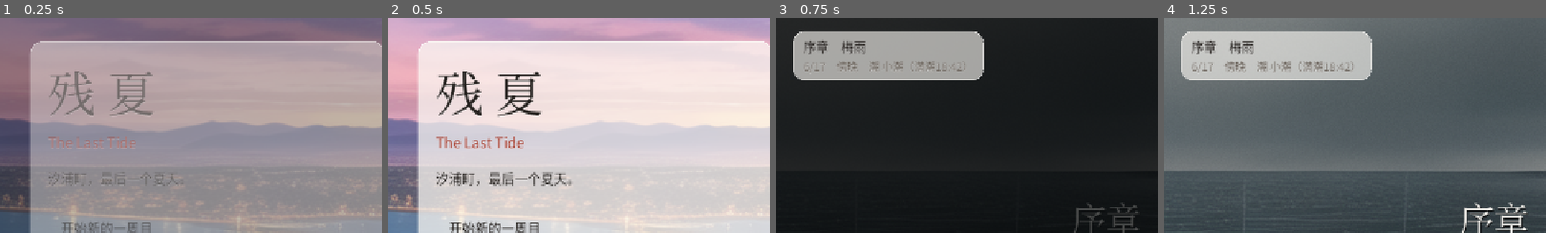
Above: before the commit, frames 1-4 (left to right).
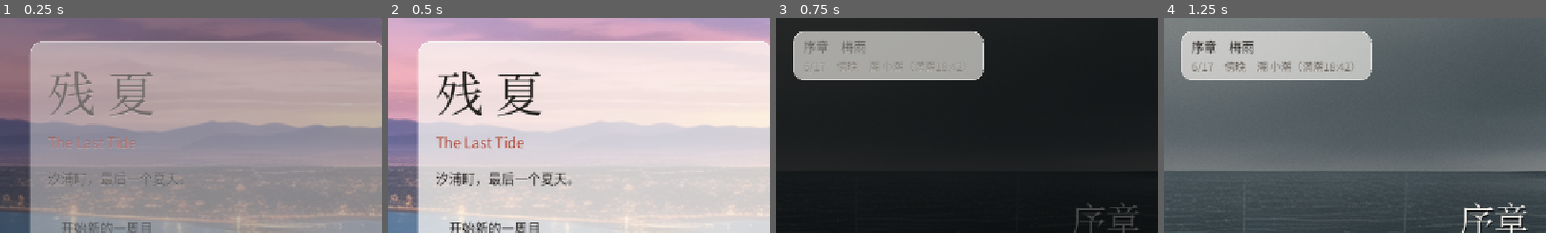
Above: after the commit, the same moments.

Repository: chucinigerenji/zanka
Game: Godot game, scene res://scenes/Main.tscn
The game is run twice, just before and just after one commit, with the same random seed, the same clock (stepped at 60 frames per second) and the same inputs.
Inputs:
- Up to frame 1 (0.25 s): no input
- Up to frame 2 (0.5 s): no input
- Up to frame 3 (0.75 s): click "开始新的一周目" at 0.5 s
- Up to frame 4 (1.25 s): no input
The pictures show only the part of the screen within x 0-50%, y 0-50%; the shares and areas given below are measured in that part.

Frames 1-2 are identical in both runs. In frame 3, 0.3% of the frame differs, in the area x 7-43%, y 10-25%; in frame 4, nothing differs.

Commit message:
选项卡加渐入渐出动画；另加四处轻量动效
## 选项卡（主要诉求）

原来点完 `dismiss()` 立刻隐藏、紧接着 `chosen.emit()` —— 剧情马上切走，没有任何收尾。
现在：

* 出现：整块渐入 0.16s，同时每个选项**错开 0.03s** 从左侧轻轻顶出来（0.20s）
* 选择：整块渐出 0.14s，**渐出结束之后**才 `chosen.emit()` 让剧情继续
* 渐出期间用 `_closing` 挡住连点，避免点两下跳两条

总时长都在 0.3 秒内，不拖节奏。

## 另外四处（「适当增加一点动画」）

| 位置 | 动效 | 时长 |
|---|---|---|
| 立绘出场 | 淡入 + 从下方浮上来 14px | 0.17s |
| 名牌 | **换说话人时**轻弹一下（同一个人连着说就不弹） | 0.16s |
| HUD 日期/潮汐 | 内容变化时淡一下 | 0.30s |
| HUD 章节 | 换章时淡入 | 0.40s |

立绘那段要注意：出场位移**必须并进呼吸位移一起算**
（`tr.position = base + Vector2(0, sin(ph)*amp + rise)`），
不能单独去改 position —— `_process` 每帧都会用 base_pos 重算，单独改会被立刻覆盖。

## 原则

动效只用来让「变化」被看见，不用来表演：全部压在 0.2~0.4 秒，
不阻塞操作。README 新增「动画清单」把每个时长列出来，免得以后越改越长。

校验：tools/validate.py → 0 ERROR；字形覆盖 100%

Diff:
--- a/Zanka/scripts/ui/char_layer.gd
+++ b/Zanka/scripts/ui/char_layer.gd
@@ -4,10 +4,13 @@
 const CharDB := preload("res://scripts/core/char_db.gd")
 
 const POS_X := {"l": 0.235, "c": 0.5, "r": 0.765, "left": 0.235, "center": 0.5, "right": 0.765}
+const RISE_PX := 14.0             # 出场时从下方浮上来的距离
+const RISE_SPEED := 82.0          # 归位速度（px/秒）——约 0.17 秒走完，别拖
 
 var _sprites: Dictionary = {}     # sprite_id -> TextureRect
 var _pos: Dictionary = {}         # sprite_id -> 站位键
 var _bob: Dictionary = {}         # sprite_id -> 呼吸相位
+var _rise: Dictionary = {}        # sprite_id -> 出场动画还差多少像素没归位
 var _speaking: String = ""
 var _cache: Dictionary = {}
 var _missing: Dictionary = {}
@@ -25,8 +28,14 @@
 		var ph: float = float(_bob.get(id, 0.0)) + delta * 1.5
 		_bob[id] = ph
 		var amp: float = 5.0 if id == _speaking else 2.2
+		# 出场时额外叠加一个「上浮」偏移，随时间归零。
+		# 必须并进呼吸位移一起算，否则会和这一行的 base_pos 打架。
+		var rise: float = float(_rise.get(id, 0.0))
+		if rise > 0.0:
+			rise = maxf(0.0, rise - delta * RISE_SPEED)
+			_rise[id] = rise
 		var base: Vector2 = tr.get_meta("base_pos", tr.position)
-		tr.position = base + Vector2(0.0, sin(ph) * amp)
+		tr.position = base + Vector2(0.0, sin(ph) * amp + rise)
 
 func _place(id: String) -> void:
 	var tr: TextureRect = _sprites.get(id)
@@ -82,6 +91,8 @@
 		_sprites[sprite_id] = tr
 		_bob[sprite_id] = randf() * TAU
 		tr.modulate.a = 0.0
+		if fade > 0.02:
+			_rise[sprite_id] = RISE_PX      # 只有真的在淡入时才播出场动画
 	tr.texture = tex
 	_pos[sprite_id] = pos
 	_place(sprite_id)
@@ -102,6 +113,7 @@
 	_sprites.erase(sprite_id)
 	_pos.erase(sprite_id)
 	_bob.erase(sprite_id)
+	_rise.erase(sprite_id)
 	if fade <= 0.02:
 		tr.queue_free()
 		return
@@ -146,4 +158,5 @@
 	_sprites.clear()
 	_pos.clear()
 	_bob.clear()
+	_rise.clear()
 	_speaking = ""
--- a/Zanka/scripts/ui/choice_panel.gd
+++ b/Zanka/scripts/ui/choice_panel.gd
@@ -1,13 +1,26 @@
 extends Control
 ## 选项面板：居中竖排按钮。
+##
+## 动画（刻意做短，总时长都在 0.3 秒内，不拖节奏）：
+##   出现 —— 整块渐入 0.16s，同时每个选项错开 0.03s 从左侧轻轻顶出来
+##   选择 —— 整块渐出 0.14s，**渐出结束之后**才通知剧情继续
+##          （否则点完立刻切走，没有收尾感）
+## 渐出期间用 _closing 挡住连点。
 
 signal chosen(index: int)
 
 const UI := preload("res://scripts/core/ui_theme.gd")
 const Kit := preload("res://scripts/core/ui_kit.gd")
 
+const FADE_IN := 0.16        ## 整块渐入
+const FADE_OUT := 0.14       ## 整块渐出
+const ITEM_DELAY := 0.03     ## 选项之间错开的间隔
+const ITEM_TIME := 0.20      ## 单个选项淡入 / 顶出的时长
+
 var _root: VBoxContainer
 var _buttons: Array[Button] = []
+var _closing: bool = false
+var _tw: Tween
 
 func _ready() -> void:
 	set_anchors_and_offsets_preset(Control.PRESET_FULL_RECT)
@@ -19,7 +32,7 @@
 	center.mouse_filter = Control.MOUSE_FILTER_IGNORE
 	add_child(center)
 
-	# 和纸选项板：暖白纸面 + 扁圆角，选项用目录式行（悬停出朱色左标记）
+	# 磨砂选项板：暖白半透明 + 大圆角，选项用列表式行（悬停出朱色左短棒）
 	var wrap := Kit.panel(UI.C_BOX_SOFT, UI.R_PANEL, UI.C_LINE, 1, 30, 24)
 	UI.apply_paper(wrap)
 	center.add_child(wrap)
@@ -28,6 +41,9 @@
 	wrap.add_child(_root)
 
 func present(options: Array) -> void:
+	if _tw != null and _tw.is_valid():
+		_tw.kill()
+	_closing = false
 	for b in _buttons:
 		if is_instance_valid(b):
 			b.queue_free()
@@ -40,13 +56,33 @@
 		_root.add_child(b)
 		_buttons.append(b)
 	visible = true
+
+	# 整块渐入
 	modulate.a = 0.0
-	var tw := create_tween()
-	tw.tween_property(self, "modulate:a", 1.0, 0.18)
+	_tw = create_tween()
+	_tw.tween_property(self, "modulate:a", 1.0, FADE_IN)
+
+	# 每个选项错开一点点「顶出来」：透明度 + 轻微横向拉伸
+	for i in range(_buttons.size()):
+		var b: Button = _buttons[i]
+		b.modulate.a = 0.0
+		b.pivot_offset = Vector2(0.0, b.custom_minimum_size.y * 0.5)
+		b.scale = Vector2(0.985, 0.88)
+		var t := create_tween()
+		if i > 0:
+			t.tween_interval(ITEM_DELAY * float(i))
+		t.set_parallel(true)
+		t.tween_property(b, "modulate:a", 1.0, ITEM_TIME)
+		t.tween_property(b, "scale", Vector2.ONE, ITEM_TIME + 0.06) \
+			.set_trans(Tween.TRANS_BACK).set_ease(Tween.EASE_OUT)
+
 	if not _buttons.is_empty():
 		_buttons[0].grab_focus()
 
+## 立刻收起（不播动画）。给「返回标题」「读档」这类需要马上清场的场合用。
 func dismiss() -> void:
+	if _tw != null and _tw.is_valid():
+		_tw.kill()
 	visible = false
 	for b in _buttons:
 		if is_instance_valid(b):
@@ -54,6 +90,20 @@
 	_buttons.clear()
 
 func _on_pressed(index: int) -> void:
+	if _closing:
+		return                    # 正在渐出，忽略连点
+	_closing = true
 	AudioManager.play_se("select")
-	dismiss()
+	if not visible:
+		chosen.emit(index)
+		return
+	# 先渐出，渐完再让剧情继续
+	_tw = create_tween()
+	_tw.tween_property(self, "modulate:a", 0.0, FADE_OUT)
+	await _tw.finished
+	visible = false
+	for b in _buttons:
+		if is_instance_valid(b):
+			b.queue_free()
+	_buttons.clear()
 	chosen.emit(index)
--- a/Zanka/scripts/ui/dialogue_box.gd
+++ b/Zanka/scripts/ui/dialogue_box.gd
@@ -17,6 +17,7 @@
 var _indicator: Label
 
 var _total: int = 0
+var _last_speaker: String = ""      # 上一个说话人，用来判断名牌要不要弹
 var _shown: float = 0.0
 var _typing: bool = false
 var _indicator_tw: Tween
@@ -105,6 +106,13 @@
 		_name_style.border_color = name_color
 		_name_panel.reset_size()
 		_name_panel.position = Vector2(12, -46)
+		# 换人时才弹：同一个人连着说就一直弹会很吵
+		if speaker_name != _last_speaker:
+			_last_speaker = speaker_name
+			_name_panel.pivot_offset = Vector2(0.0, _name_panel.size.y * 0.5)
+			_name_panel.scale = Vector2(1.10, 1.10)
+			create_tween().tween_property(_name_panel, "scale", Vector2.ONE, 0.16) \
+				.set_trans(Tween.TRANS_BACK).set_ease(Tween.EASE_OUT)
 
 	if not _typing:
 		_finish()
--- a/Zanka/scripts/ui/hud.gd
+++ b/Zanka/scripts/ui/hud.gd
@@ -61,7 +61,10 @@
 	return b
 
 func set_chapter(t: String) -> void:
-	_chapter.text = t if not t.is_empty() else "《残夏》"
+	var s := t if not t.is_empty() else "《残夏》"
+	if s != _chapter.text:
+		_chapter.text = s
+		_fade_in(_chapter, 0.40)
 	_chapter.visible = not t.is_empty()
 
 func set_calendar(date_text: String, tide_text: String, period_text: String) -> void:
@@ -72,8 +75,16 @@
 		parts.append(period_text)
 	if not tide_text.is_empty() and tide_text != "-":
 		parts.append("潮 " + tide_text)
-	_cal.text = "　".join(parts)
+	var s := "　".join(parts)
+	if s != _cal.text:
+		_cal.text = s
+		_fade_in(_cal, 0.30)      # 每次日期/潮汐刷新时淡一下，给一点「时间在走」的感觉
 	_cal.visible = not parts.is_empty()
+
+## 文本换新内容时淡入（很短，只是让变化被看见，不抢戏）
+func _fade_in(c: Control, t: float) -> void:
+	c.modulate.a = 0.25
+	create_tween().tween_property(c, "modulate:a", 1.0, t)
 
 func set_toggle(name: String, on: bool) -> void:
 	if name == "auto":
Not shown, changed: Zanka/README.md
